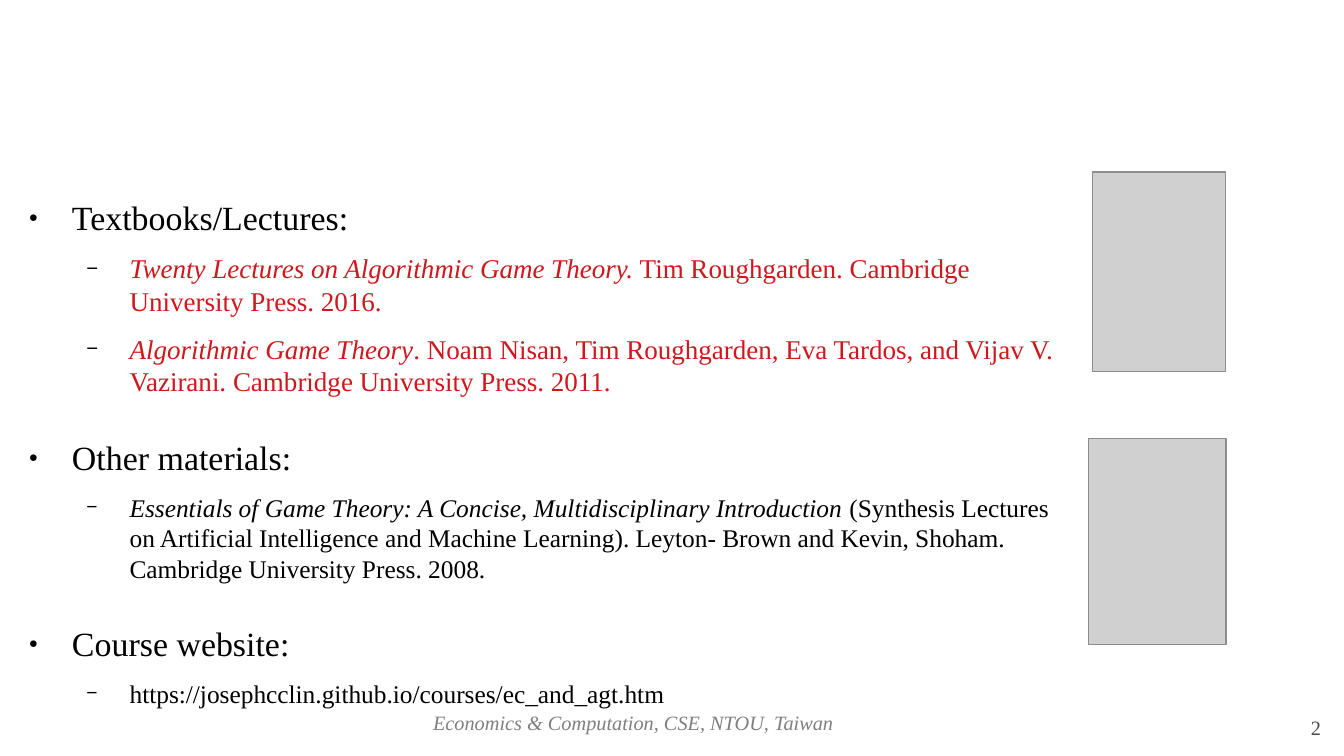
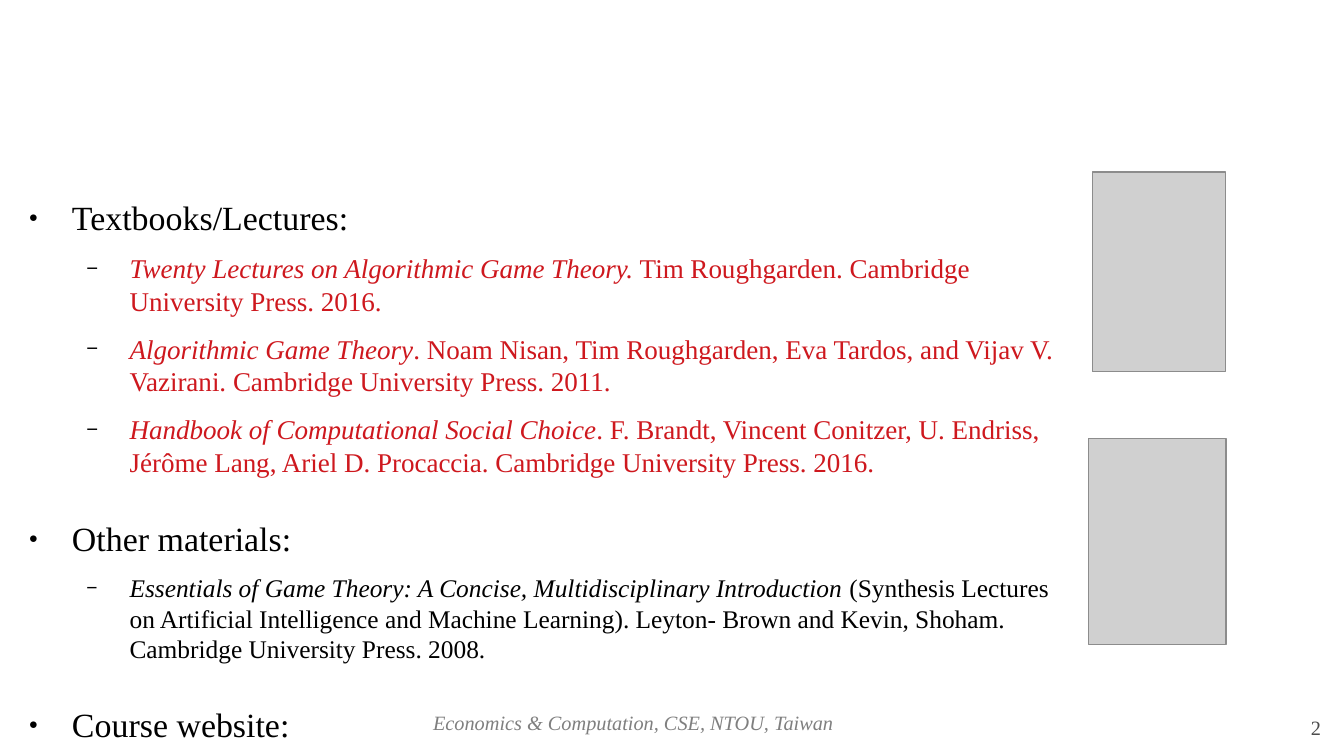
Before and after one commit to josephcclin/josephcclin.github.io, a slide deck: slide 2 of courses/ec/slides/ec_lect_introduction.odp. Drawn at 1344x756 pixels with LibreOffice and Linux fonts; fonts in the diff are those of the drawing; grey boxes stand for pictures; background and template pictures are left out. Boxes give left, top, right and bottom in pixels: in the first picture for what was removed or moved away, otherwise in the second. Text is boxed around its words. In the diff, an @@ line names an element or a change of style, - is before the commit and + after.

```diff
--- a/courses/ec/slides/ec_lect_introduction.odp
+++ b/courses/ec/slides/ec_lect_introduction.odp
@@ text at [130, 420, 1040, 477]: paragraph added @@
+  − Handbook of Computational Social Choice. F. Brandt, Vincent Conitzer, U. Endriss, Jérôme Lang, Ariel D. Procaccia. Cambridge University Press. 2016.
```
Also in this commit, not shown: 4 other slides changed, 1 other file.
